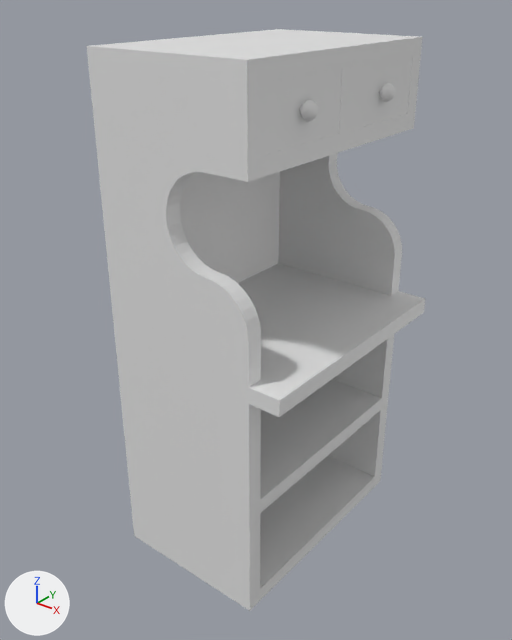
Two versions of the Blender file .blender_models/aparador_final.blend, one commit apart.
One viewpoint serves both versions: a camera (50 mm lens) standing at (1.9, -1.53, 2.2) and looking at (0.33, 0.44, 0.98). Every picture has the same lights, and +X, +Y and +Z are marked at lower left.

Objects in the first picture: 'Armario', 'Cajon'.
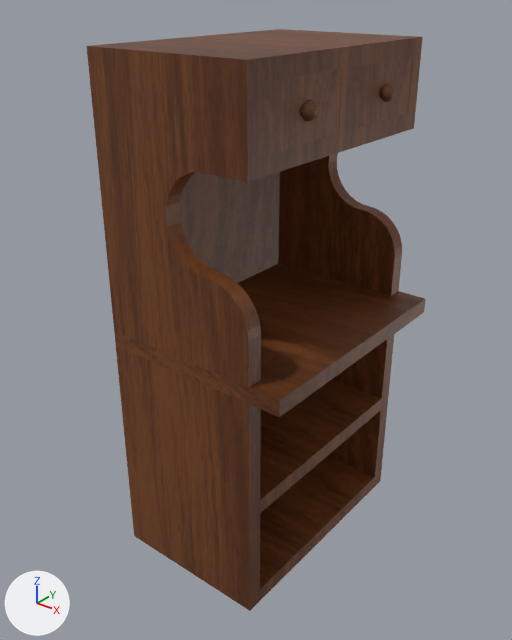
Boxes (x1, y1, x2, y2) around the edits, measured in the pictures (512 x 640 px):
'Armario', surface changed (grey to brown): (87, 29, 425, 611) in both
'Cajon', surface changed (grey to brown): (262, 57, 413, 155) in both

Diff of the bpy script that builds the scene:
```diff
--- a/.blender_models/aparador_final.blend.py
+++ b/.blender_models/aparador_final.blend.py
@@ img_wood026_1k_jpg_color_jpg @@
+img_wood026_1k_jpg_color_jpg = load_image('Wood026_1K-JPG_Color.jpg', '../TEXTURES/Wood026_1K-JPG/Wood026_1K-JPG_Color.jpg', 1024, 1024, 'sRGB')
@@ mat_material @@
 mat_material = principled_material('Material')
-mat_material.base_color = (0.8, 0.8, 0.8)  # white #e7e7e7
+mat_material.texture = img_wood026_1k_jpg_color_jpg  # with its transparency
@@ mat_material_003 @@
 mat_material_003 = principled_material('Material.003')
-mat_material_003.base_color = (0.8, 0.8, 0.8)  # white #e7e7e7
+mat_material_003.texture = img_wood026_1k_jpg_color_jpg  # with its transparency
```
